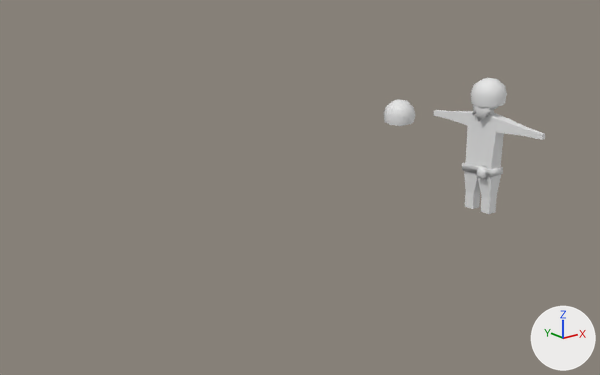
What one commit did to the Blender file Assets/Models/Charachters/Characters.blend.
Before and after are seen from a 50 mm lens placed at (-48.4, -38.5, 19.8), pointed at (-17.3, 0.4, 4.2). Lighting does not change. The marker at lower right points along +X, +Y and +Z. Materials are left out; every surface is plain grey.

The first picture shows 'Cube', 'Helmet', 'HelmetProp', 'Torus'.
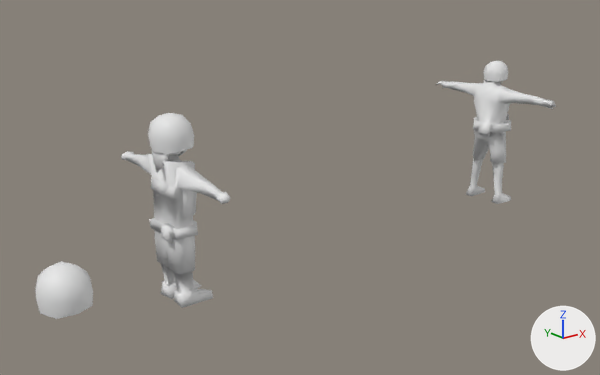
Pixel boxes (x1, y1, x2, y2) of what changed, in the pictures (600 x 375 px):
```json
{"object": "Cube", "change": "reshaped, moved", "before": [434, 109, 545, 214], "after": [121, 151, 230, 308], "on screen": "49% taller"}
{"object": "SurferModel", "change": "added", "after": [436, 60, 556, 204]}
{"object": "HelmetProp", "change": "moved", "before": [384, 99, 415, 126], "after": [35, 261, 93, 319]}
{"object": "Helmet", "change": "moved", "before": [471, 78, 507, 110], "after": [148, 113, 194, 156]}
{"object": "Belt", "change": "added", "after": [149, 218, 198, 244]}
{"object": "Sphere", "change": "moved", "before": [473, 104, 490, 122], "after": [152, 150, 168, 172]}
{"object": "Torus", "change": "deleted", "before": [462, 163, 503, 180]}
{"object": "Head", "change": "moved", "after": [168, 151, 183, 156], "on screen": "not visible before"}
{"part": 1, "of": "me_cube_001", "change": "built on", "before": [434, 110, 545, 214], "after": [121, 151, 230, 308]}
{"part": 2, "of": "me_cube_001", "change": "shading changed", "before": [464, 109, 501, 198], "after": [154, 155, 195, 275]}
```

The change, as JSON lines over the scene's bpy script:
```json
{"block": "me_cube_001", "where": "# used by ob_cube; location = (0.0, 0.0, 5.0)"}
{"op": "remove", "block": "me_cube_001", "code": "me_cube_001.from_pydata(...)  # 40 vertices, 33 faces; spans x -0.6..0.49, y 0.0..5.05, z -5.81..2.38"}
{"op": "add", "block": "me_cube_001", "code": "me_cube_001.from_pydata(...)  # 131 vertices, 119 faces; spans x -0.91..1.83, y 0.0..5.6, z -6.55..2.38"}
{"block": "me_cube_001", "change": "me_cube_001 part 1"}
{"block": "me_cube_001", "change": "14 vertices are removed from x -0.51..0.48, y 0.0..5.05, z -5.81..1.62"}
{"block": "me_cube_001", "change": "24 faces are deleted"}
{"block": "me_cube_001", "change": "6 vertices move from x -0.6..0.42, y 0.0..1.22, z -4.56..0.55 to x -0.6..0.6, y 0.0..1.22, z -4.5..-1.52"}
{"block": "me_cube_001", "change": "105 vertices are added at x -0.91..1.83, y 0.0..5.6, z -6.55..1.94"}
{"block": "me_cube_001", "change": "110 new faces join them"}
{"block": "me_cube_001", "change": "me_cube_001 part 2: 9 kept faces spanning x -0.6..0.49, y 0.0..1.3, z -4.5..2.38 are now shaded smooth"}
{"op": "add", "block": "me_torus_1", "code": ["me_torus_1 = bpy.data.meshes.new('Torus')", "me_torus_1.from_pydata(...)  # 69 vertices, 42 faces; spans x -0.94..0.86, y -0.86..0.96, z -0.67..0.43", "me_torus_1.polygons.foreach_set('use_smooth', [True] * 42)"]}
{"op": "add", "block": "me_surfermesh", "code": ["me_surfermesh = bpy.data.meshes.new('SurferMesh')", "me_surfermesh.from_pydata(...)  # 385 vertices, 554 faces; spans x -0.92..1.79, y -5.38..5.48, z -0.06..10.5"]}
{"op": "set", "path": "ob_head.location", "old": "(0.0, 0.0, 8.0)", "new": "(-26.58, 0.0, 9.0)"}
{"op": "set", "path": "ob_helmetprop.location", "old": "(0.0, 9.0, 5.0)", "new": "(-36.01, -6.91, 5.0)"}
{"op": "set", "path": "ob_cube.location", "old": "(0.0, 0.0, 5.0)", "new": "(-26.58, 0.0, 6.0)"}
{"op": "remove", "block": "ob_torus", "code": ["ob_torus = bpy.data.objects.new('Torus', me_torus)", "ob_torus.location = (0.0, 0.01, 2.43)", "ob_torus.rotation_euler = (0.0, 0.0, 0.785)  # degrees (0, 0, 45)", "ob_torus.scale = (1.62, 1.62, 1.3)"]}
{"op": "add", "block": "ob_belt", "code": ["ob_belt = bpy.data.objects.new('Belt', me_torus_1)", "ob_belt.location = (-26.58, 0.01, 3.84)", "ob_belt.rotation_euler = (0.0, 0.0, 0.785)  # degrees (0, 0, 45)", "ob_belt.scale = (1.66, 1.66, 1.33)"]}
{"op": "add", "block": "ob_surfermodel", "code": ["ob_surfermodel = bpy.data.objects.new('SurferModel', me_surfermesh)", "ob_surfermodel.location = (0.0, 0.0, 0.0)"]}
```
